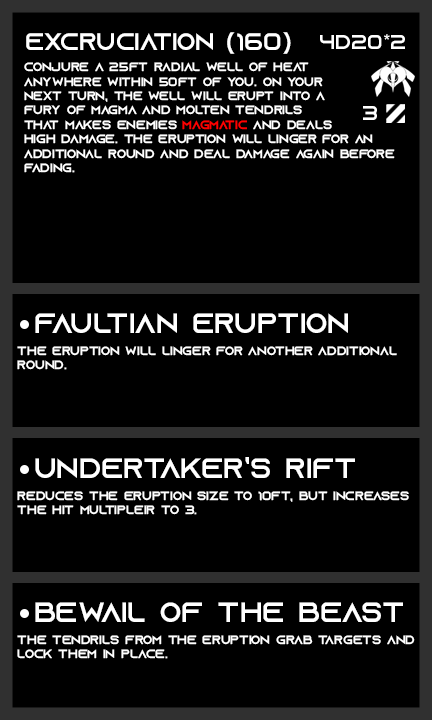
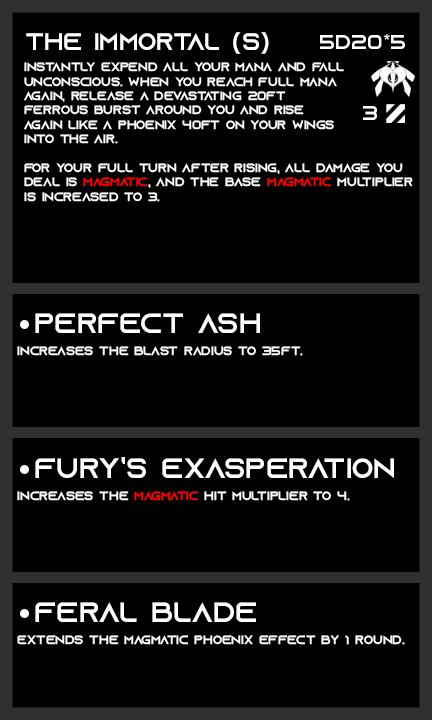
Comparing the layer stacks of the two 432×720 images. Changes:
renamed "4d20*2" to "5d20*5", painted on it over [320,35,405,49]
painted on "archetype" over [24,62,413,202]
renamed "excruciation (160)" to "the immortal (s)", painted on it over [26,32,291,54]
renamed "the eruption will linger for another additional round." to "increases the blast radius to 35ft.", painted on it over [17,346,397,370]
renamed "faultian eruption" to "perfect ash", painted on it over [35,313,348,333]
renamed "reduces the eruption size to 10ft, but increases the hit multip" to "increases the magmatic hit multiplier to 4.", painted on it over [17,491,409,515]
renamed "undertaker’s rift" to "fury’s exasperation", painted on it over [35,457,394,478]
renamed "the tendrils from the eruption grab targets and lock them in pl" to "extends the magmatic phoenix effect by 1 round.", painted on it over [17,635,415,659]
renamed "bewail of the beast" to "feral blade", painted on it over [35,602,403,622]
